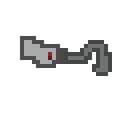
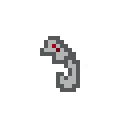
Layered file, before and after one edit (128x128). Changes by layer:
renamed "hook" to "grapple", painted on it over (40, 36, 112, 92)
removed layer "grappling_hook" over (20, 36, 60, 68)
